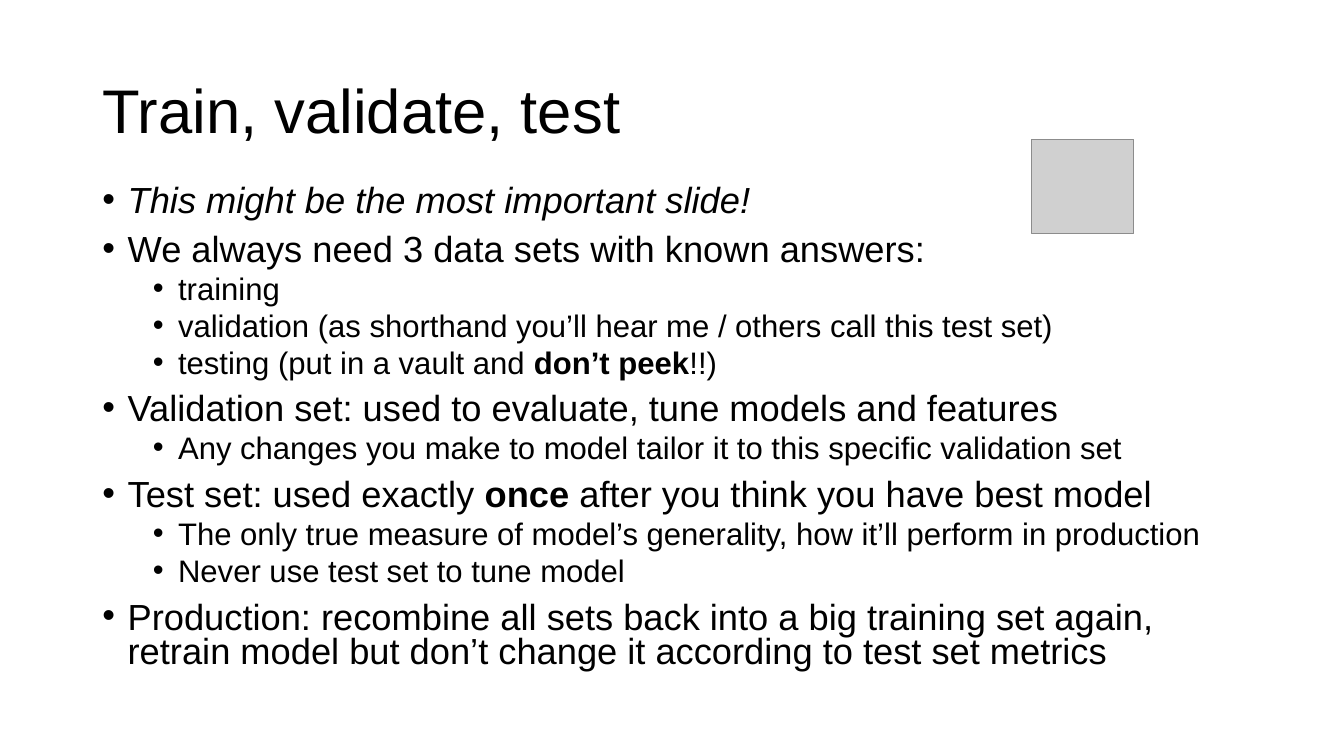
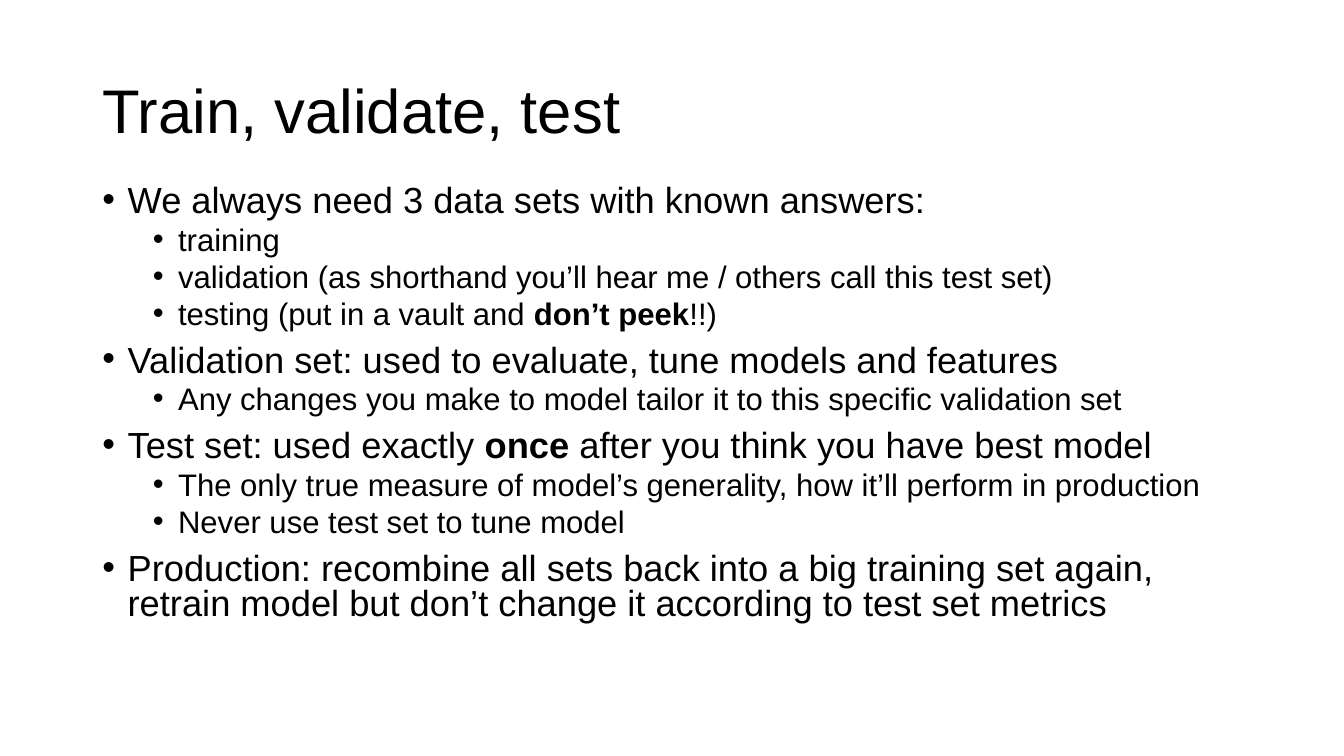
Before and after one commit to parrt/fundamentals-of-deep-learning, a slide deck: slide 7 of lectures/intro.pptx. Drawn at 1344x756 pixels with LibreOffice and Linux fonts; fonts in the diff are those of the drawing; grey boxes stand for pictures; background and template pictures are left out. Boxes give left, top, right and bottom in pixels: in the first picture for what was removed or moved away, otherwise in the second. Text is boxed around its words. In the diff, an @@ line names an element or a change of style, - is before the commit and + after.

```diff
--- a/lectures/intro.pptx
+++ b/lectures/intro.pptx
@@ picture removed at (x1=1031, y1=139, x2=1134, y2=234) @@
@@ text at (x1=128, y1=186, x2=750, y2=220): paragraph removed @@
-• This might be the most important slide!
```
Also in this commit, not shown: 2 other slides changed, 10 slides added, 5 other files.
